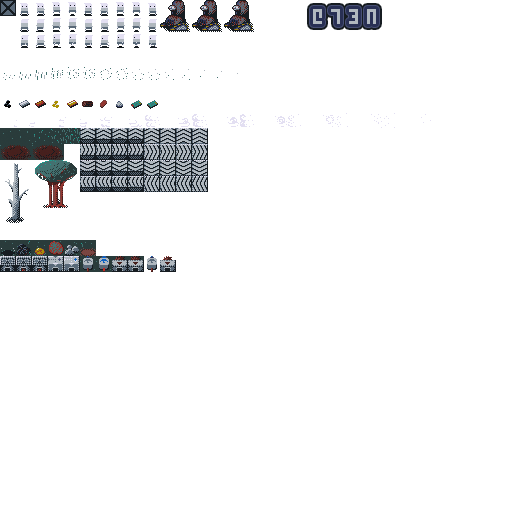
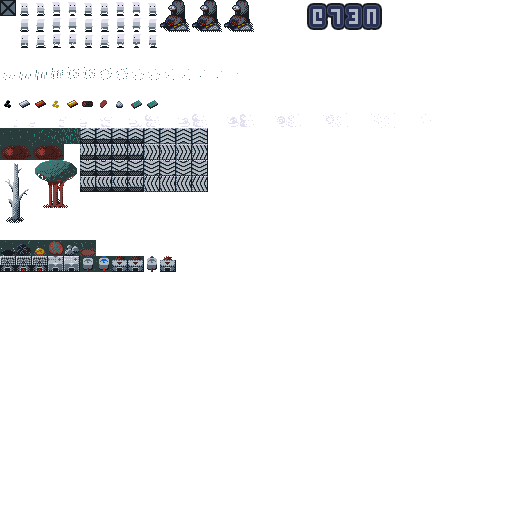
Before/after of a 512x512 layered artwork. What changed in the layer stack:
painted on "robot_base copy" over (x1=37, y1=148, x2=45, y2=156)
painted on "robot_base" over (x1=5, y1=148, x2=13, y2=156)
